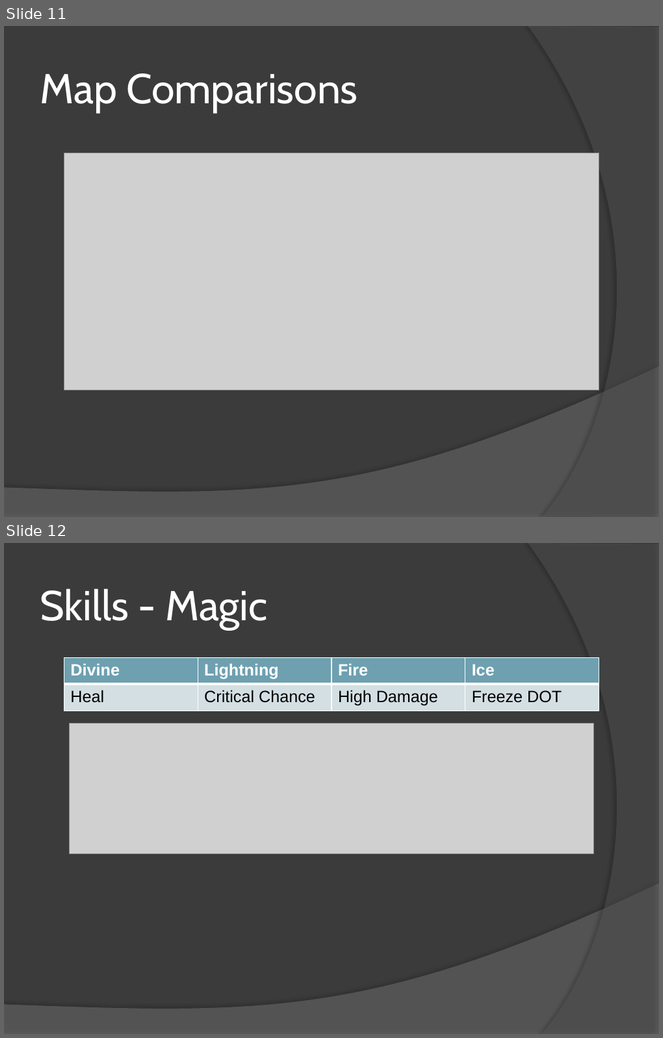
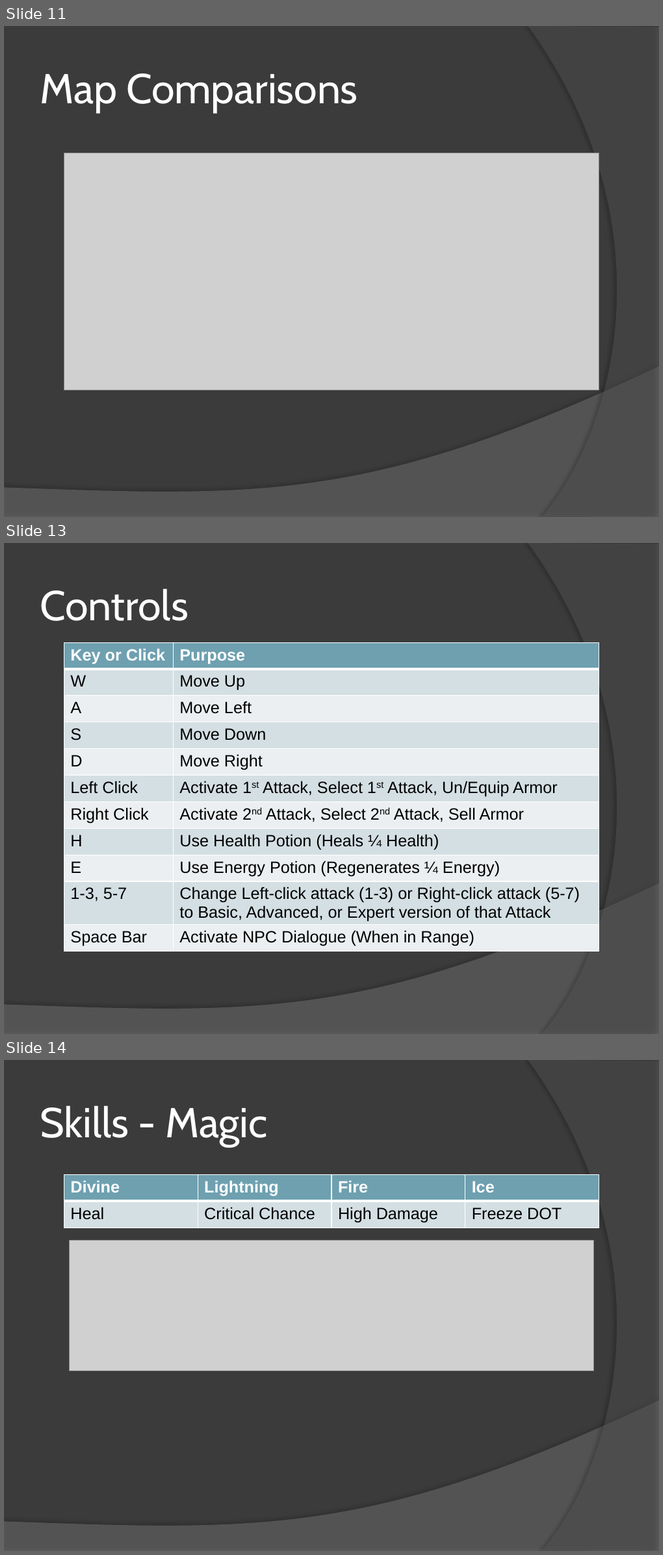
Before and after one commit to mattdude2489/Time-Warrior, a slide deck: Senior Project Files/Time Warrior.pptx. Shown one above the other, each under a label of ours: slides 11 and 12 before the commit, slides 11, 13 and 14 after it; the slides between them are not shown. The pictures are 663x1038 and 663x1555 pixels, drawn with LibreOffice and Linux fonts; fonts in the diff are those of the drawing; grey boxes stand for pictures. Boxes give left, top, right and bottom in pixels: in the first picture for what was removed or moved away, otherwise in the second. Text is boxed around its words. In the diff, an @@ line names an element or a change of style, - is before the commit and + after.

Commit message:
* added tables for uml diagram, controls, stats, & combat system to ppt

```diff
--- a/Senior Project Files/Time Warrior.pptx
+++ b/Senior Project Files/Time Warrior.pptx
@@ slide 13 added at box(4, 543, 659, 1034), background #3B3B3B; not listed: 2 template elements that a slide beside it also shows @@
@@ title added at box(40, 589, 188, 621), 46 pt, text #FFFFFF @@
+Controls
@@ table added at box(64, 642, 599, 954), 11 rows, 2 columns @@
+Key or Click | Purpose
+W | Move Up
+A | Move Left
+S | Move Down
+D | Move Right
+Left Click | Activate 1st Attack, Select 1st Attack, Un/Equip Armor
+Right Click | Activate 2nd Attack, Select 2nd Attack, Sell Armor
+H | Use Health Potion (Heals ¼ Health)
+E | Use Energy Potion (Regenerates ¼ Energy)
+1-3, 5-7 | Change Left-click attack (1-3) or Right-click attack (5-7) to Basic, Advanced, or Expert version of that Attack
+Space Bar | Activate NPC Dialogue (When in Range)
@@ what was slide 12 is now slide 14 @@
```
Also in this commit, not shown: 3 other slides added.
